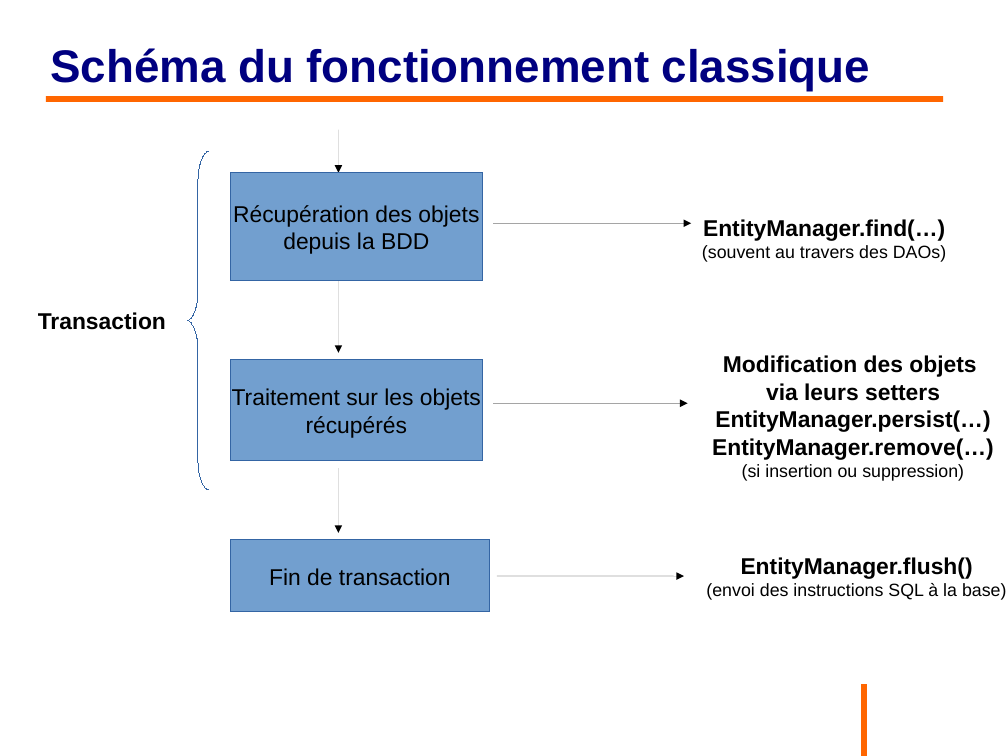
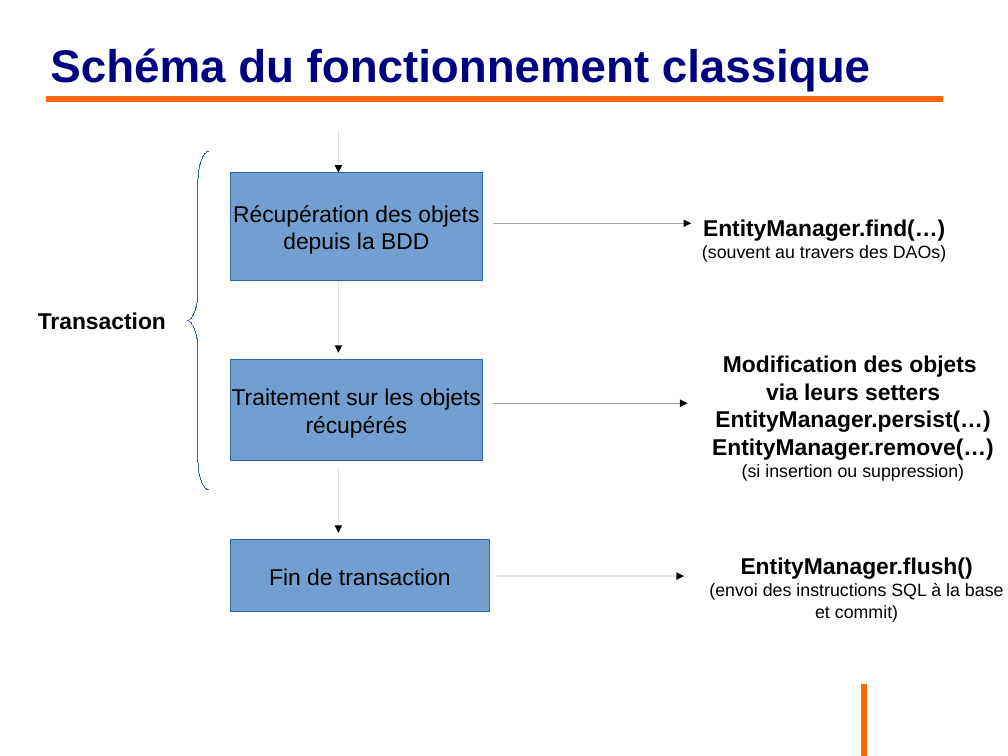
Before and after one commit to philphils/formation-hibernate-basique, a slide deck: slide 46 of Documentation/diapo_formation_hibernate.odp (slide 45 before the commit). Drawn at 1008x756 pixels with LibreOffice and Linux fonts; fonts in the diff are those of the drawing; background and template pictures are left out. Boxes give left, top, right and bottom in pixels: in the first picture for what was removed or moved away, otherwise in the second. Text is boxed around its words. In the diff, an @@ line names an element or a change of style, - is before the commit and + after.

```diff
--- a/Documentation/diapo_formation_hibernate.odp
+++ b/Documentation/diapo_formation_hibernate.odp
@@ text at box(709, 583, 1004, 622): text changed @@
-(envoi des instructions SQL à la base)
+(envoi des instructions SQL à la base
+et commit)
```
Also in this commit, not shown: 25 other slides changed, 1 slide added.
